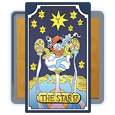
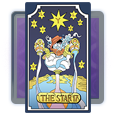
The second 115x115 image is a revision of the first. Changes to its layers:
hid group "Lendario" (1st of 3) (5 layers) over [3, 1, 111, 98]
showed group "Epico" (1st of 3) (2 layers) over [3, 1, 111, 98]
